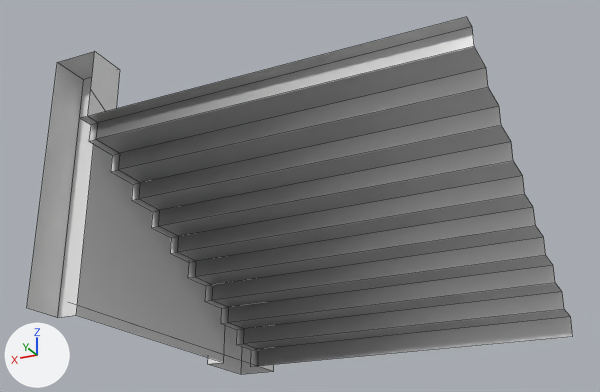
Renders of the FBX model Assets/Models/TileSets/Tileset 3/rightLongStair1.fbx from each side of a commit.
Camera for both pictures: a 50 mm lens placed at (-1.68, 3.86, -1.98), pointed at (0.22, 0.08, -0.28). The lights are fixed; the arrows at lower left show +X, +Y and +Z. Mesh edges are drawn as thin lines. Where no turn or scale is listed for an object, it has been applied to the vertices. Vertices at the same position are counted once.
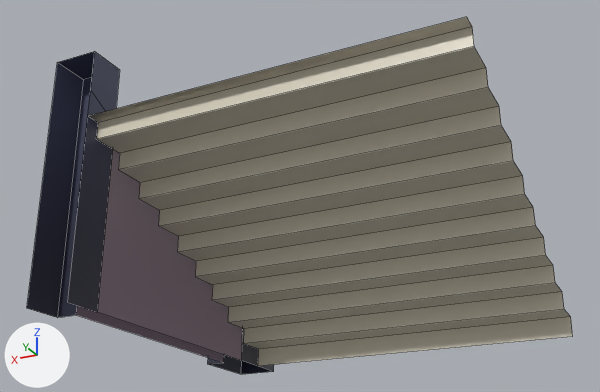
Where the newer file only moved an object's origin or applied its transform, the numbers keep the older frame.

Edits to the scene script, one JSON object a line:
```json
{"op": "add", "block": "img_texture1_png", "code": ["img_texture1_png = load_image('texture1.png', 'texture1.png', 2245, 1200, 'sRGB')"]}
{"op": "remove", "block": "mat_material_068", "code": "mat_material_068.base_color = (0.8, 0.8, 0.8)  # white #e7e7e7"}
{"op": "add", "block": "mat_material_068", "code": "mat_material_068.texture = img_texture1_png"}
{"block": "me_cube_109", "where": "# used by ob_cube_051; location = (0.0, 0.0, 0.0)"}
{"op": "remove", "block": "me_cube_109", "code": "me_cube_109.from_pydata(...)  # 90 vertices, 52 faces; spans x -1.0..1.2, y -1.0..1.0, z -1.0..0.34"}
{"op": "add", "block": "me_cube_109", "code": "me_cube_109.from_pydata(...)  # 68 vertices, 34 faces; spans x -1.0..1.2, y -1.0..1.0, z -1.0..0.34"}
{"block": "me_cube_109", "change": "me_cube_109 part 1"}
{"block": "me_cube_109", "change": "22 vertices are removed from x 0.95..1.0, y -0.78..1.0, z -1.0..-0.04"}
{"block": "me_cube_109", "change": "21 faces are deleted"}
{"block": "me_cube_109", "change": "3 new faces join them"}
{"block": "me_cube_109", "change": "me_cube_109 part 2: 31 kept faces spanning x -1.0..1.2, y -1.0..1.0, z -1.0..0.34 get new texture (UV) coordinates"}
```

What differs and where, as boxes (x1, y1, x2, y2) in the pictures (600 x 392 px):
```json
{"object": "Cube.051", "change": "surface changed, reshaped", "before": [27, 17, 573, 374], "after": [27, 17, 573, 374]}
{"part": 1, "of": "me_cube_109", "change": "cut back", "before": [80, 90, 274, 371], "after": [68, 90, 274, 371]}
{"part": 2, "of": "me_cube_109", "change": "surface changed", "before": [27, 17, 573, 374], "after": [27, 17, 573, 374]}
```
